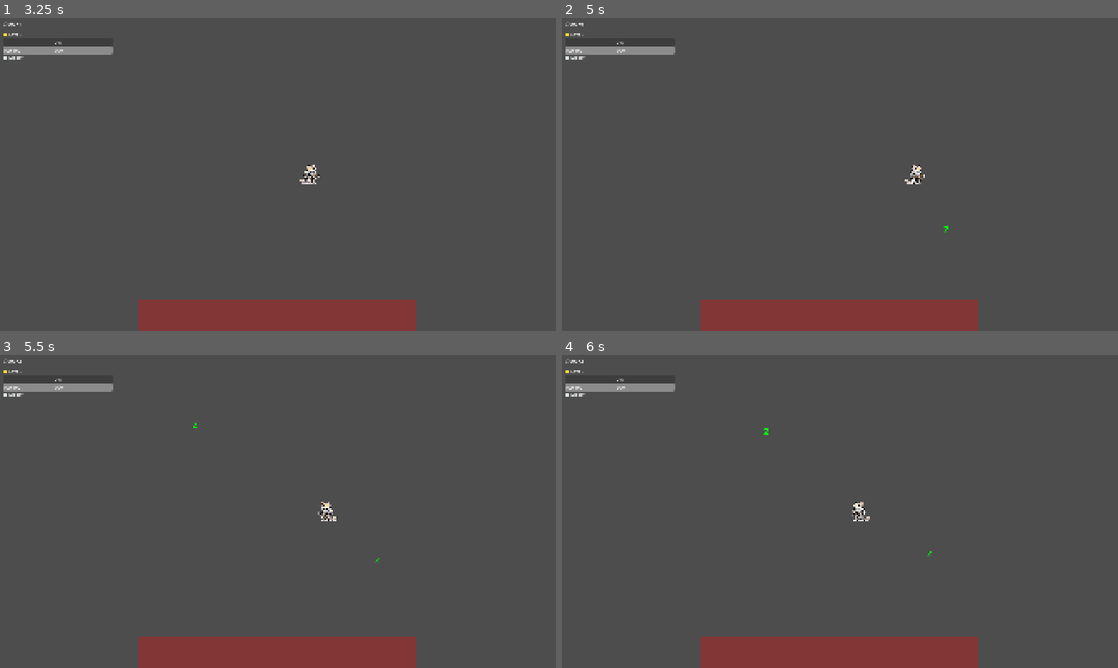
Above: before the commit, frames 1-4 (two rows, left to right).
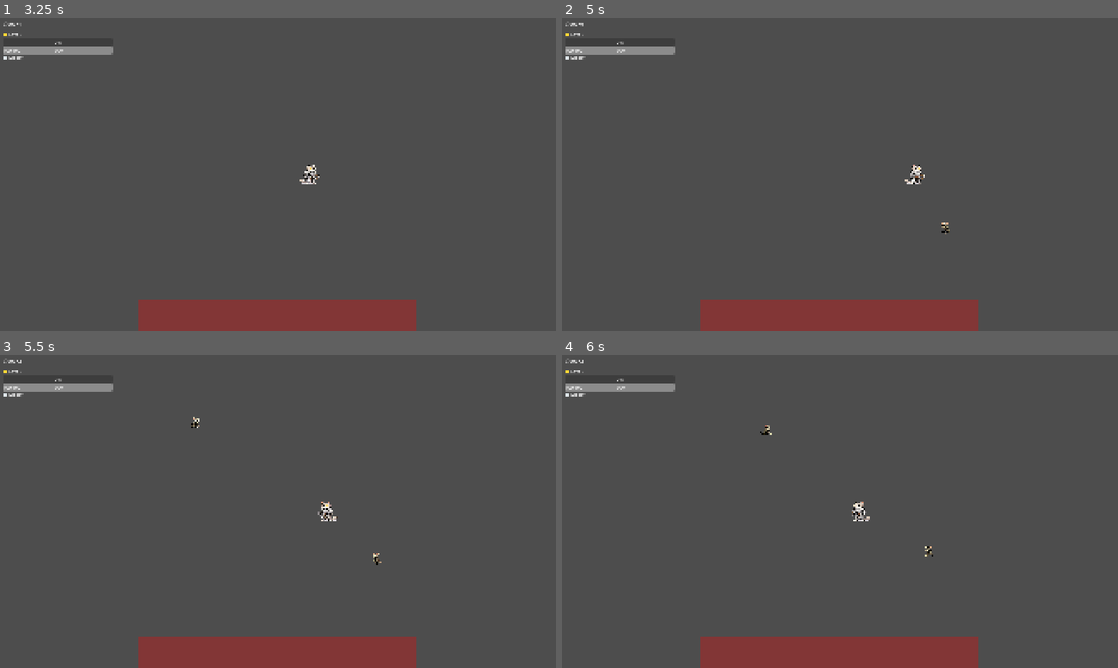
Above: after the commit, the same moments.

Repository: Coulky/milk
Game: Godot game, scene res://scenes/ui/main_menu.tscn
Two runs of this game, one before a commit and one after it. Both use one fixed random seed, a clock stepped at 60 frames per second and the inputs below.
Inputs:
- Up to frame 1 (3.25 s): click "Start Game" at 0.5 s; click "Warrior" at 1.25 s; tap Enter at 2 s; hold D (move_right) 2.03-2.78 s; hold S (move_down) from 2.78 s (still down)
- Up to frame 2 (5 s): release S (move_down) at 3.53 s; hold D (move_right) 3.53-4.28 s; hold W (move_up) from 4.28 s (still down)
- Up to frame 3 (5.5 s): release W (move_up) at 5.03 s; hold A (move_left) from 5.03 s (still down)
- Up to frame 4 (6 s): keep holding A (move_left)

Frame 1 is identical in both runs. In frame 2, less than 0.1% of the frame differs, in the area x 68-70%, y 65-70%; in frame 3, less than 0.1%; in frame 4, less than 0.1%, in the area x 35-67%, y 22-65%.

Commit message:
替换怪物模型，解决怪物朝向问题

Diff:
--- a/configs/enemies.json
+++ b/configs/monsters.json
@@ -1,11 +1,12 @@
 {
-  "enemies": [
+  "monsters": [
     {
       "id": "zombie",
       "name": "僵尸",
       "symbol": "Z",
       "symbol_color": "#00ff00",
-      "model_path": "",
+      "path": "res://assets/images/monsters/zombie.png",
+      "size": [40, 40],
       "max_health": 20,
       "speed": 80,
       "damage": 5,
@@ -19,7 +20,8 @@
       "name": "骷髅弓箭手",
       "symbol": "S",
       "symbol_color": "#ffffff",
-      "model_path": "",
+      "path": "res://assets/images/monsters/skeleton_archer.png",
+      "size": [60, 60],
       "max_health": 10,
       "speed": 150,
       "damage": 3,
@@ -38,7 +40,8 @@
       "name": "骷髅",
       "symbol": "K",
       "symbol_color": "#ffffff",
-      "model_path": "",
+      "path": "res://assets/images/monsters/skeleton.png",
+      "size": [60, 60],
       "max_health": 30,
       "speed": 100,
       "damage": 8,
@@ -52,7 +55,8 @@
       "name": "骷髅法师",
       "symbol": "M",
       "symbol_color": "#8800ff",
-      "model_path": "",
+      "path": "res://assets/images/monsters/skeleton_mage.png",
+      "size": [60, 60],
       "max_health": 25,
       "speed": 60,
       "damage": 10,
@@ -73,7 +77,8 @@
       "name": "幽灵",
       "symbol": "G",
       "symbol_color": "#88ffff",
-      "model_path": "",
+      "path": "res://assets/images/monsters/ghost.png",
+      "size": [60, 60],
       "max_health": 40,
       "speed": 90,
       "damage": 12,
@@ -87,7 +92,8 @@
       "name": "法师",
       "symbol": "M",
       "symbol_color": "#ff00ff",
-      "model_path": "",
+      "path": "res://assets/images/monsters/mage_enemy.png",
+      "size": [60, 60],
       "max_health": 35,
       "speed": 50,
       "damage": 15,
@@ -108,7 +114,8 @@
       "name": "恶魔",
       "symbol": "D",
       "symbol_color": "#ff0000",
-      "model_path": "",
+      "path": "res://assets/images/monsters/demon.png",
+      "size": [80, 80],
       "max_health": 100,
       "speed": 70,
       "damage": 25,
--- a/scripts/entities/enemies/enemy.gd
+++ b/scripts/entities/enemies/enemy.gd
@@ -23,6 +23,7 @@
 signal died(enemy)
 
 @onready var sprite: Label = $Sprite
+@onready var sprite_2d: Sprite2D = null
 @onready var collision: CollisionShape2D = $CollisionShape2D
 @onready var hitbox: Area2D = $Hitbox
 
@@ -33,9 +34,9 @@
 	GameManager.register_enemy(self)
 
 func load_enemy_config():
-	enemy_config = ConfigManager.get_enemy(enemy_id)
+	enemy_config = ConfigManager.get_monster(enemy_id)
 	if enemy_config.is_empty():
-		push_error("无法加载敌人配置: " + enemy_id)
+		push_error("无法加载怪物配置: " + enemy_id)
 		return
 
 func setup_enemy():
@@ -62,12 +63,59 @@
 	var symbol = enemy_config.get("symbol", "Z")
 	var color = Color(enemy_config.get("symbol_color", "#00ff00"))
 
-	if sprite:
-		sprite.text = symbol
-		sprite.add_theme_color_override("font_color", color)
-		sprite.add_theme_font_size_override("font_size", 28)
-		sprite.horizontal_alignment = HORIZONTAL_ALIGNMENT_CENTER
-		sprite.vertical_alignment = VERTICAL_ALIGNMENT_CENTER
+	# 加载怪物素材
+	var model_path = enemy_config.get("path", "")
+	var size = enemy_config.get("size", [0, 0])
+	var model_width = size[0]
+	var model_height = size[1]
+
+	if model_path and model_path != "":
+		# 如果有模型路径，创建 Sprite2D 节点
+		if has_node("Sprite2D"):
+			sprite_2d = $Sprite2D
+		else:
+			sprite_2d = Sprite2D.new()
+			sprite_2d.name = "Sprite2D"
+			add_child(sprite_2d)
+
+		# 加载图片
+		var texture = load(model_path)
+		if texture:
+			sprite_2d.texture = texture
+			# 应用尺寸设置
+			if model_width > 0 and model_height > 0:
+				# 计算缩放比例
+				var original_size = texture.get_size()
+				var scale_x = model_width / original_size.x
+				var scale_y = model_height / original_size.y
+				sprite_2d.scale = Vector2(scale_x, scale_y)
+			# 隐藏原有的 Label 节点
+			if sprite:
+				sprite.hide()
+		else:
+			# 如果图片加载失败，显示符号
+			if sprite:
+				sprite.text = symbol
+				sprite.add_theme_color_override("font_color", color)
+				sprite.add_theme_font_size_override("font_size", 28)
+				sprite.horizontal_alignment = HORIZONTAL_ALIGNMENT_CENTER
+				sprite.vertical_alignment = VERTICAL_ALIGNMENT_CENTER
+				sprite.show()
+			# 隐藏 Sprite2D 节点
+			if sprite_2d:
+				sprite_2d.hide()
+	else:
+		# 如果没有模型路径，显示符号
+		if sprite:
+			sprite.text = symbol
+			sprite.add_theme_color_override("font_color", color)
+			sprite.add_theme_font_size_override("font_size", 28)
+			sprite.horizontal_alignment = HORIZONTAL_ALIGNMENT_CENTER
+			sprite.vertical_alignment = VERTICAL_ALIGNMENT_CENTER
+			sprite.show()
+		# 隐藏 Sprite2D 节点
+		if sprite_2d:
+			sprite_2d.hide()
 
 func _physics_process(_delta):
 	if not GameManager.is_game_running or GameManager.is_paused:
@@ -108,6 +156,15 @@
 	velocity = direction * speed
 	move_and_slide()
 
+	# 翻转朝向，确保怪物面向目标
+	if sprite_2d:
+		if direction.x > 0:
+			# 目标在右侧，怪物朝右
+			sprite_2d.scale = Vector2(-abs(sprite_2d.scale.x), sprite_2d.scale.y)
+		elif direction.x < 0:
+			# 目标在左侧，怪物朝左
+			sprite_2d.scale = Vector2(abs(sprite_2d.scale.x), sprite_2d.scale.y)
+
 func perform_attack():
 	if target == null:
 		return
@@ -126,6 +183,15 @@
 		return
 
 	var direction = (target.global_position - global_position).normalized()
+
+	# 翻转朝向，确保怪物面向目标
+	if sprite_2d:
+		if direction.x < 0:
+			# 目标在右侧，怪物朝左
+			sprite_2d.scale = Vector2(abs(sprite_2d.scale.x), sprite_2d.scale.y)
+		elif direction.x > 0:
+			# 目标在左侧，怪物朝右
+			sprite_2d.scale = Vector2(-abs(sprite_2d.scale.x), sprite_2d.scale.y)
 
 	# 直接在代码中创建投射物，不使用预加载场景
 	var projectile = Area2D.new()
--- a/scripts/managers/config_manager.gd
+++ b/scripts/managers/config_manager.gd
@@ -1,7 +1,7 @@
 extends Node
 
 var characters_config = {}
-var enemies_config = {}
+var monsters_config = {}
 var items_config = {}
 var drops_config = {}
 var game_settings = {}
@@ -12,7 +12,7 @@
 
 func load_all_configs():
 	characters_config = load_json("res://configs/characters.json")
-	enemies_config = load_json("res://configs/enemies.json")
+	monsters_config = load_json("res://configs/monsters.json")
 	items_config = load_json("res://configs/items.json")
 	drops_config = load_json("res://configs/drops.json")
 	game_settings = load_json("res://configs/game_settings.json")
@@ -41,14 +41,14 @@
 func get_all_characters():
 	return characters_config.get("characters", [])
 
-func get_enemy(id):
-	for enemy in enemies_config.get("enemies", []):
-		if enemy.get("id") == id:
-			return enemy
+func get_monster(id):
+	for monster in monsters_config.get("monsters", []):
+		if monster.get("id") == id:
+			return monster
 	return {}
 
-func get_all_enemies():
-	return enemies_config.get("enemies", [])
+func get_all_monsters():
+	return monsters_config.get("monsters", [])
 
 
 
--- a/scripts/managers/enemy_spawner.gd
+++ b/scripts/managers/enemy_spawner.gd
@@ -64,7 +64,7 @@
 
 	var enemy_types = current_wave.get("enemy_types", ["zombie"])
 
-	var enemies_config = ConfigManager.get_all_enemies()
+	var enemies_config = ConfigManager.get_all_monsters()
 	var weighted_enemies = []
 
 	for enemy_type in enemy_types:
Binary file added: assets/images/monsters/demon.png
Not shown, added: assets/images/monsters/demon.png.import
Binary file added: assets/images/monsters/ghost.png
Not shown, added: assets/images/monsters/ghost.png.import
Binary file added: assets/images/monsters/mage_enemy.png
Not shown, added: assets/images/monsters/mage_enemy.png.import
Binary file added: assets/images/monsters/skeleton.png
Not shown, added: assets/images/monsters/skeleton.png.import
Binary file added: assets/images/monsters/skeleton_archer.png
Not shown, added: assets/images/monsters/skeleton_archer.png.import
Binary file added: assets/images/monsters/skeleton_mage.png
Not shown, added: assets/images/monsters/skeleton_mage.png.import
(and 6 more such lines)
